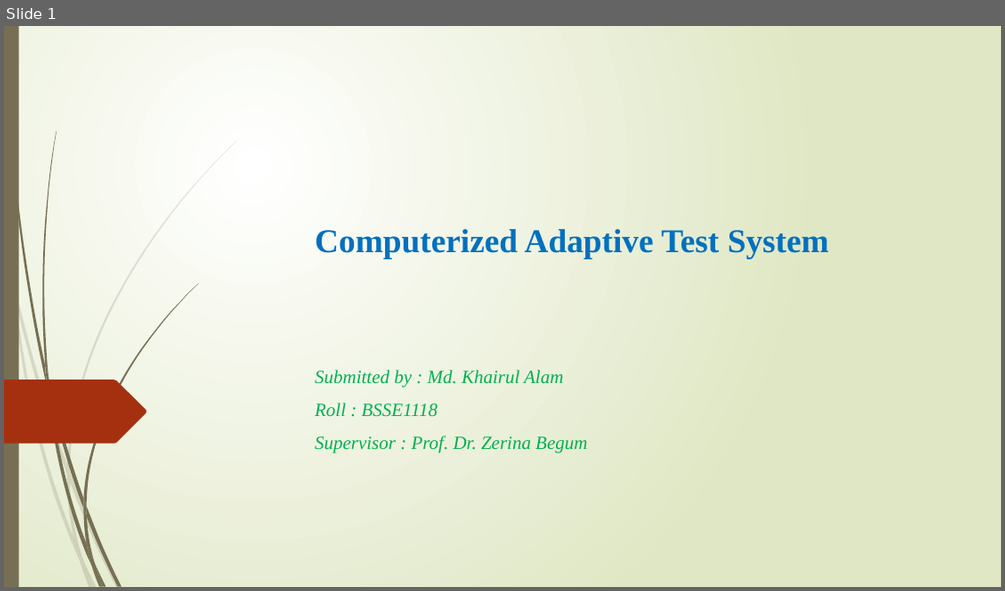
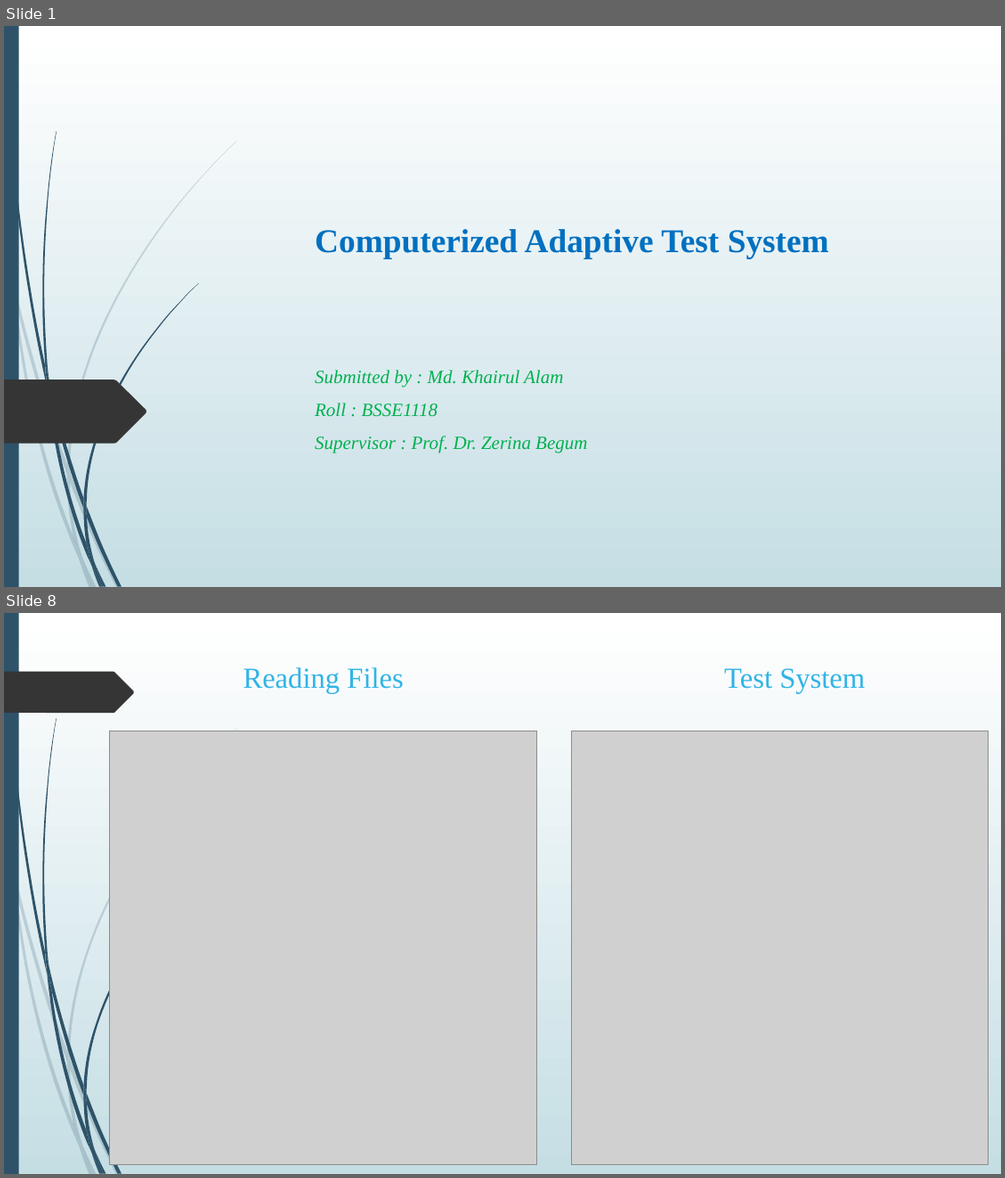
Before and after one commit to meKhairul/SPL---1, a slide deck: Computerized Adaptive Test System.pptx. Shown one above the other, each under a label of ours: slide 1 before the commit, slides 1 and 8 after it; the slides between them are not shown. The pictures are 1005x591 and 1005x1178 pixels, drawn with LibreOffice and Linux fonts; fonts in the diff are those of the drawing; grey boxes stand for pictures. Boxes give left, top, right and bottom in pixels: in the first picture for what was removed or moved away, otherwise in the second. Text is boxed around its words. In the diff, an @@ line names an element or a change of style, - is before the commit and + after.

```diff
--- a/Computerized Adaptive Test System.pptx
+++ b/Computerized Adaptive Test System.pptx
@@ slide 8 added at bbox=[4, 613, 1001, 1174], background gradient #FFFFFF to #C5DEE5; not listed: 23 template elements that a slide beside it also shows @@
@@ freeform shape added at bbox=[4, 672, 134, 713], fill #353535 @@
@@ text added at bbox=[243, 667, 403, 693], 28 pt, text #31B4E6 @@
+Reading Files
@@ text added at bbox=[724, 668, 865, 693], 28 pt, text #31B4E6 @@
+Test System
@@ picture added at bbox=[109, 730, 536, 1165] @@
@@ picture added at bbox=[572, 730, 987, 1165] @@
@@ slide 1 changed as well @@
@@ background gradient #FFFFFF to #DFE8C4 to gradient #FFFFFF to #C5DEE5 @@
@@ freeform shape at bbox=[7, 26, 47, 386]: fill #766F54 to #2E5369; outline redrawn @@
@@ fill #766F54 to #2E5369 in 12 elements at bbox=[48, 379, 83, 508], bbox=[86, 506, 121, 586], bbox=[47, 383, 91, 566], bbox=[96, 564, 106, 587], bbox=[45, 362, 52, 403], bbox=[83, 283, 198, 506], bbox=[91, 566, 101, 587], bbox=[83, 508, 95, 564], bbox=[83, 498, 86, 516], bbox=[86, 543, 104, 586], bbox=[4, 26, 19, 587], bbox=[42, 131, 57, 379] @@
@@ freeform shape at bbox=[4, 379, 146, 443]: fill #A53010 to #353535 @@
@@ fill #766F54 at 20% opacity to #2E5369 at 20% opacity in 10 elements at bbox=[4, 237, 12, 288], bbox=[15, 284, 67, 474], bbox=[70, 472, 120, 587], bbox=[82, 557, 97, 587], bbox=[12, 288, 80, 560], bbox=[67, 474, 82, 557], bbox=[67, 141, 237, 472], bbox=[80, 560, 93, 587], bbox=[67, 464, 70, 483], bbox=[73, 537, 93, 587] @@
```
Also in this commit, not shown: 5 other slides changed, 6 other slides added, 1 slide removed.
